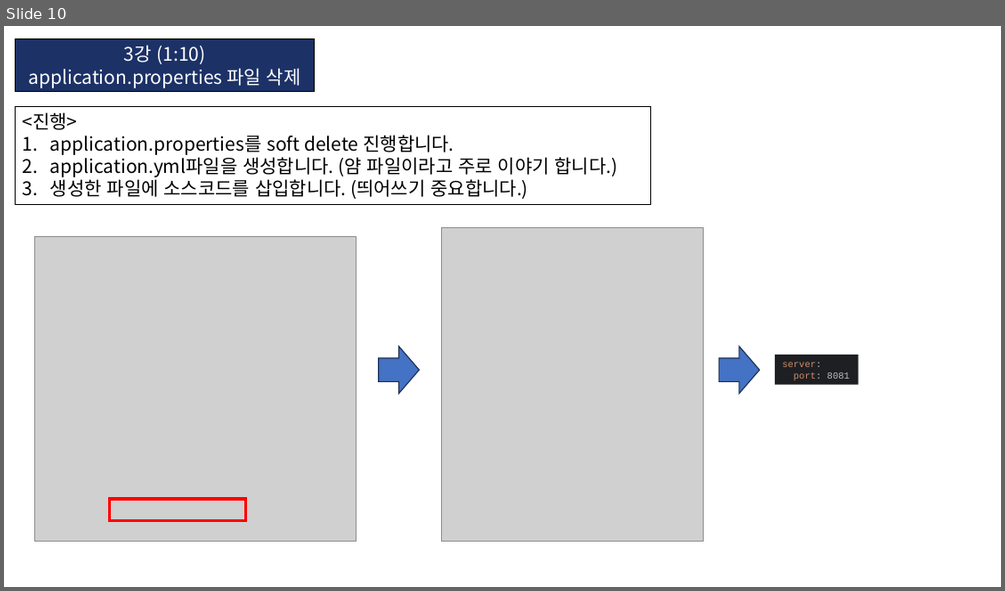
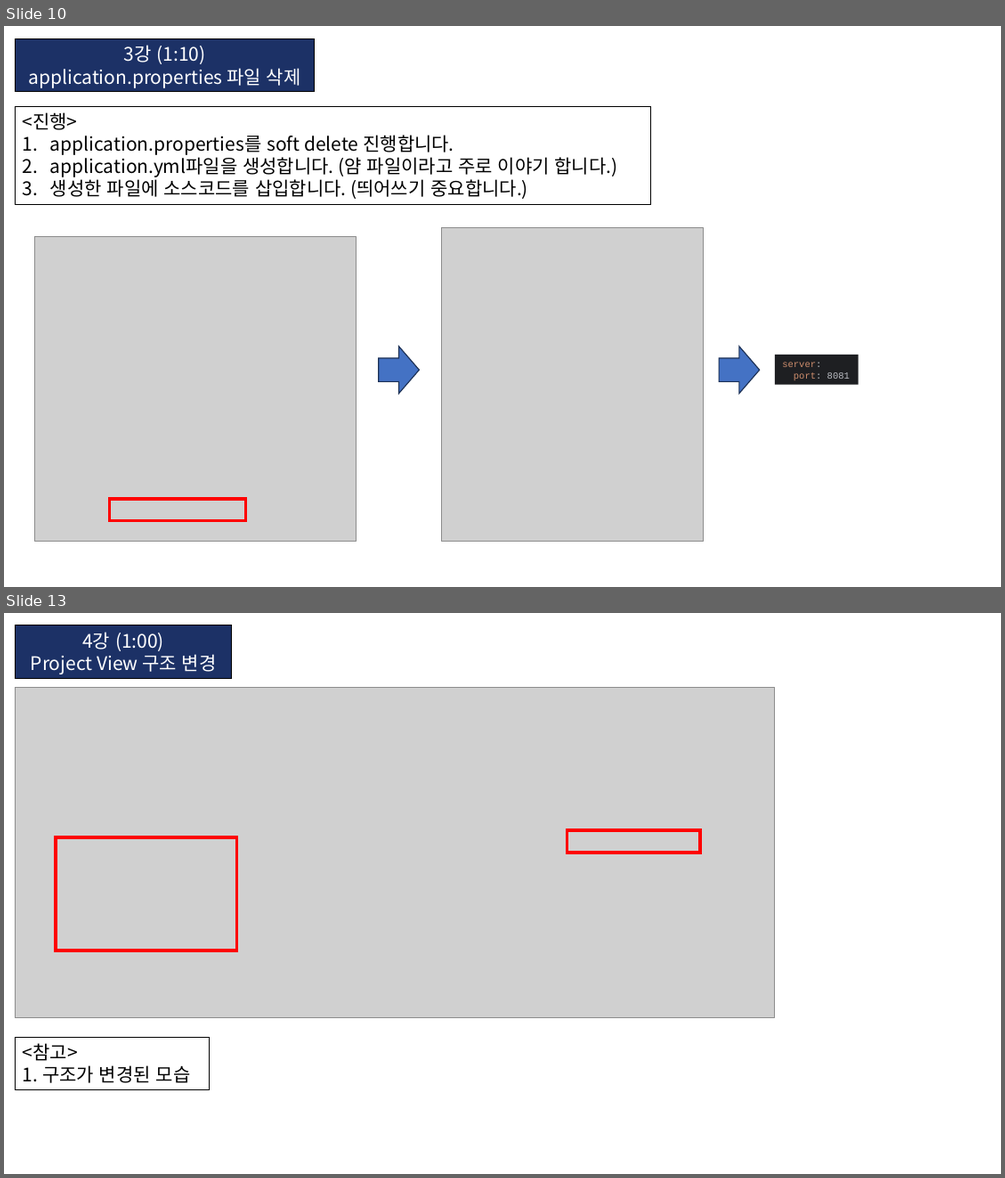
Before and after one commit to KIM-BEOMSOO/study, a slide deck: 00.공부 정리(최종)/12.Spring-Boot/06.유튜브_SpringBoot_Security_로그인_코딩레시피/01.유튜브_SpringBoot_Security_로그인_코딩레시피.pptx. Shown one above the other, each under a label of ours: slide 10 before the commit, slides 10 and 13 after it; the slides between them are not shown. The pictures are 1005x591 and 1005x1178 pixels, drawn with LibreOffice and Linux fonts; fonts in the diff are those of the drawing; grey boxes stand for pictures. Boxes give left, top, right and bottom in pixels: in the first picture for what was removed or moved away, otherwise in the second. Text is boxed around its words. In the diff, an @@ line names an element or a change of style, - is before the commit and + after.

```diff
--- a/00.공부 정리(최종)/12.Spring-Boot/06.유튜브_SpringBoot_Security_로그인_코딩레시피/01.유튜브_SpringBoot_Security_로그인_코딩레시피.pptx
+++ b/00.공부 정리(최종)/12.Spring-Boot/06.유튜브_SpringBoot_Security_로그인_코딩레시피/01.유튜브_SpringBoot_Security_로그인_코딩레시피.pptx
@@ slide 13 added at box(4, 613, 1001, 1174), background #FFFFFF @@
@@ rectangle added at box(16, 625, 231, 678), fill #1C3166, outline #000000 0.75 pt, 18 pt, text #FFFFFF @@
+4강 (1:00)
+Project View 구조 변경
@@ picture added at box(16, 687, 775, 1018) @@
@@ rectangle added at box(56, 837, 236, 950), outline #FF0000 3 pt @@
@@ rectangle added at box(567, 830, 699, 852), outline #FF0000 3 pt @@
@@ rectangle added at box(16, 1037, 209, 1090), outline #000000 0.75 pt, 18 pt, text #000000 @@
+<참고>
+1. 구조가 변경된 모습
```
Also in this commit, not shown: 5 other slides added, 1 slide removed, 4 other files.
